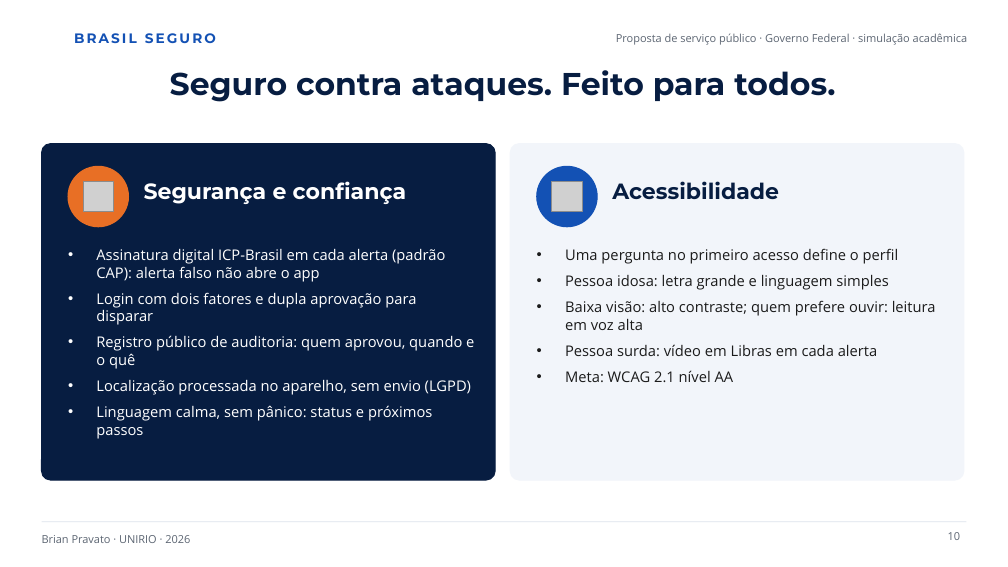
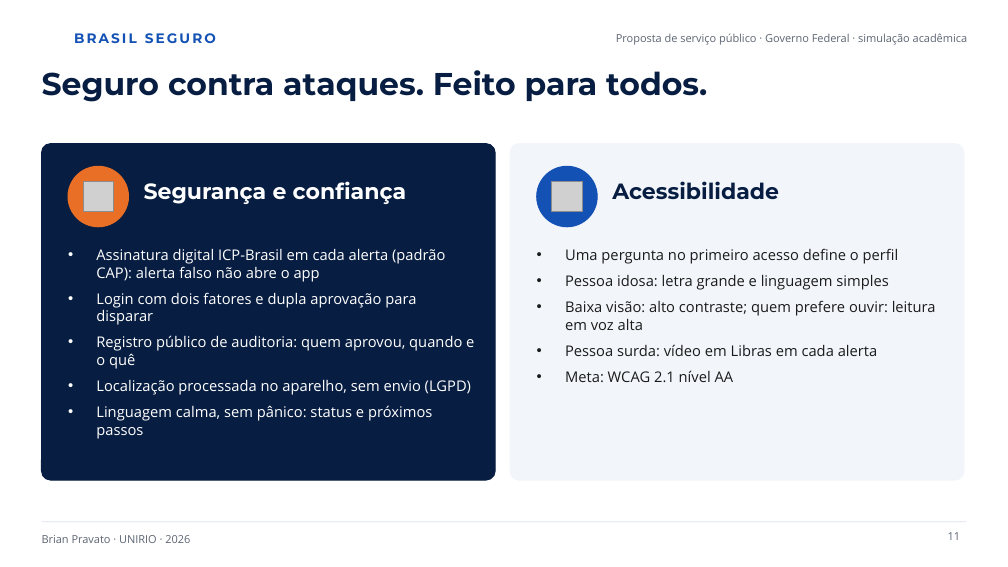
Before and after one commit to kbrianps/brasil-seguro, a slide deck: slide 11 of brasil-seguro.pptx (slide 10 before the commit). Drawn at 1008x567 pixels with LibreOffice and Linux fonts; fonts in the diff are those of the drawing; grey boxes stand for pictures; background and template pictures are left out. Boxes give left, top, right and bottom in pixels: in the first picture for what was removed or moved away, otherwise in the second. Text is boxed around its words. In the diff, an @@ line names an element or a change of style, - is before the commit and + after.

```diff
--- a/brasil-seguro.pptx
+++ b/brasil-seguro.pptx
@@ title "Seguro contra ataques. Feito para ..." at (x1=42, y1=70, x2=707, y2=102): alignment centre to left @@
@@ page number at (x1=948, y1=532, x2=961, y2=540): text changed @@
-10
+11
```
Also in this commit, not shown: 13 other slides changed, 1 slide added, 2 other files.
